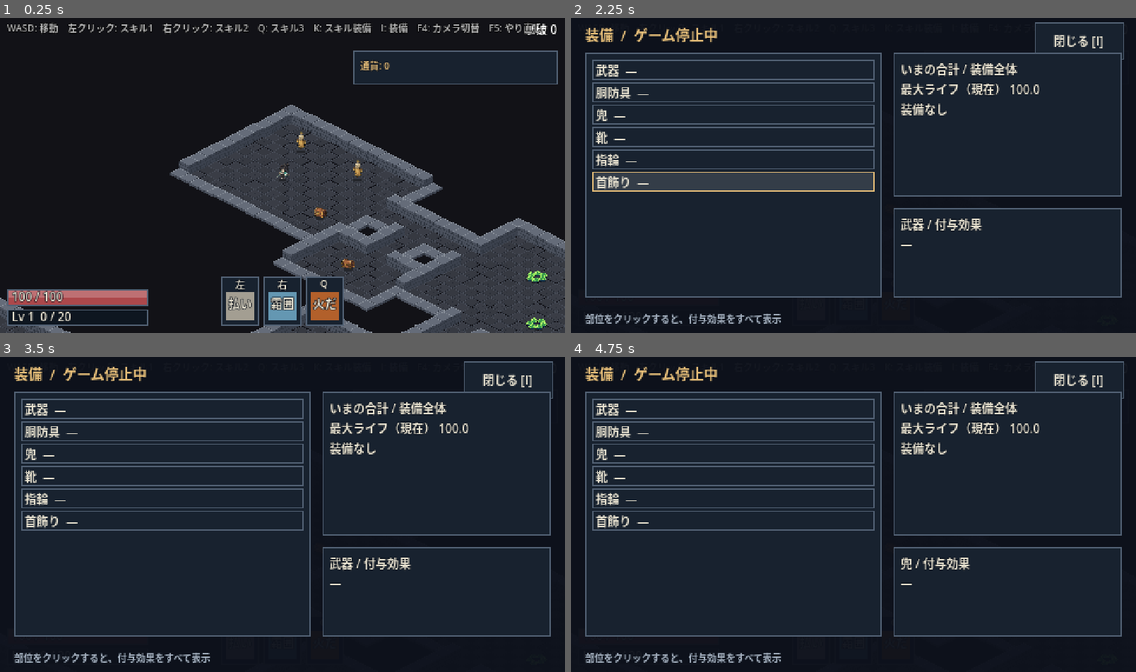
Above: before the commit, frames 1-4 (two rows, left to right).
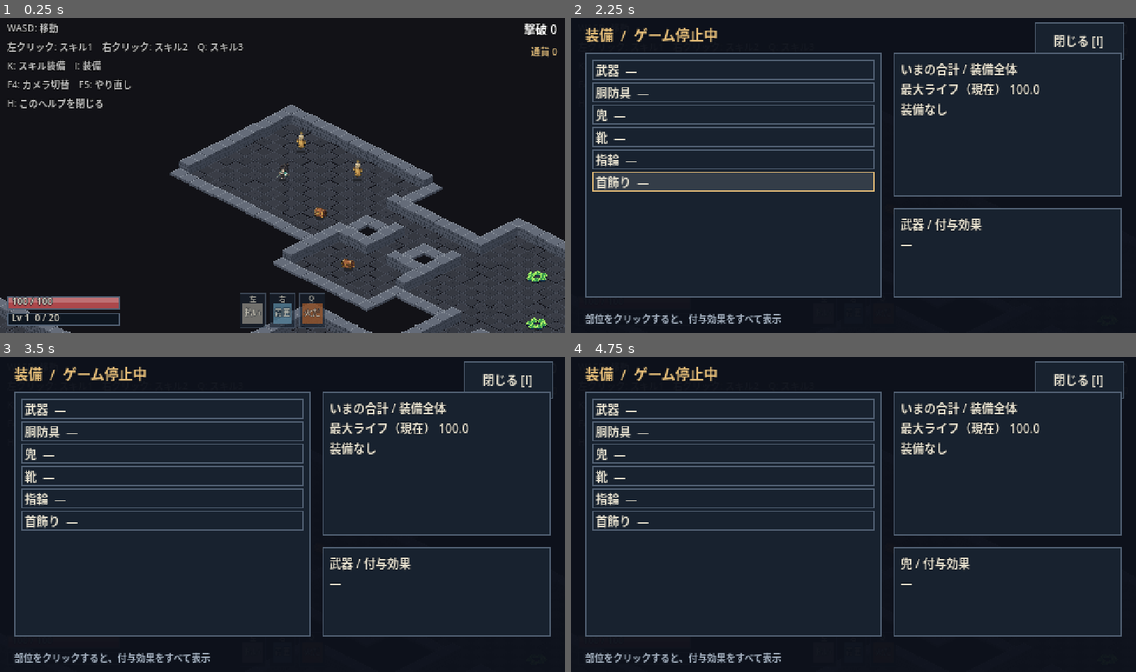
Above: after the commit, the same moments.

Repository: fururun/HackSla
Game: Godot game, scene res://scenes/main/main.tscn
Same seed, same stepped clock (60 frames per second), same inputs: the game is played once before the commit and once after it.
Inputs (mouse positions are in pixels of both pictures, inside the frame that each line leads up to):
- Up to frame 1 (0.25 s): no input
- Up to frame 2 (2.25 s): tap Enter at 0.5 s; move the mouse to (977, 159) at 0.52 s; hold D (move_right) 0.53-1.25 s; hold I (toggle_equip_screen) 0.53-1.25 s; click (977, 159) at 0.67 s; click "閉じる [I]" at 1.25 s; tap F5 (restart_game) at 2 s; move the mouse to (740, 191) at 2.02 s; hold S (move_down) from 2.03 s (still down); tap I (toggle_equip_screen) at 2.1 s; click (740, 191) at 2.17 s
- Up to frame 3 (3.5 s): release S (move_down) at 2.75 s; click "武器 —" at 2.75 s
- Up to frame 4 (4.75 s): click "胴防具 —" at 3.5 s; click "兜 —" at 4.25 s

The runs differ from the first frame. In frame 1, 6.7% of the frame differs, in the area x 1-99%, y 1-99%; in frame 2, less than 0.1%; in frame 3, less than 0.1%; in frame 4, less than 0.1%.

Commit message:
UIを画面にかぶりにくくする（ヘルプ自動折りたたみ、通知は枠なし、バーを小さく）
Co-Authored-By: Claude Sonnet 5.5 <noreply@anthropic.com>

Diff:
--- a/scripts/core/input_setup.gd
+++ b/scripts/core/input_setup.gd
@@ -16,6 +16,7 @@
 	"toggle_equip_screen": [KEY_I],
 	"restart_game": [KEY_F5],
 	"cycle_camera": [KEY_F4],
+	"toggle_help": [KEY_H],
 }
 
 const MOUSE: Dictionary = {
--- a/scripts/main/main.gd
+++ b/scripts/main/main.gd
@@ -73,6 +73,8 @@
 
 ## F4：カメラの見え方を切り替える（がくつきの原因を探すため）
 func _unhandled_input(event: InputEvent) -> void:
+	if event.is_action_pressed("toggle_help"):
+		set_help_open(not _help_open)
 	if event.is_action_pressed("cycle_camera"):
 		apply_camera_mode((camera_mode + 1) % CAMERA_MODES.size())
 
@@ -189,14 +191,31 @@
 	return rows
 
 
+const HELP_FULL: String = "WASD: 移動\n左クリック: スキル1　右クリック: スキル2　Q: スキル3\nK: スキル装備　I: 装備\nF4: カメラ切替　F5: やり直し\nH: このヘルプを閉じる"
+const HELP_COMPACT: String = "H: 操作ヘルプ"
+const HELP_SHOW_SECONDS: float = 8.0  ## 起動してすぐは操作を出し、この時間がたったら、小さな「H: 操作ヘルプ」だけにする
+
+var _help_label: Label
+var _help_open: bool = true
+
+
+## 操作ヘルプ。画面にかぶらないよう、最初の数秒だけ出し、あとは小さな一言にする（H で開閉）
 func _add_help() -> void:
 	var layer := CanvasLayer.new()
 	add_child(layer)
-	var help := Label.new()
-	help.text = "WASD: 移動　左クリック: スキル1　右クリック: スキル2　Q: スキル3　K: スキル装備　I: 装備　F4: カメラ切替　F5: やり直し"
-	help.position = Vector2(6, 4)
-	help.add_theme_font_size_override("font_size", 8)
-	help.add_theme_color_override("font_color", Color(1, 1, 1, 0.7))
-	help.add_theme_constant_override("outline_size", 2)
-	help.add_theme_color_override("font_outline_color", Color.BLACK)
-	layer.add_child(help)
+	_help_label = Label.new()
+	_help_label.position = Vector2(6, 4)
+	_help_label.add_theme_font_size_override("font_size", 8)
+	_help_label.add_theme_color_override("font_color", Color(1, 1, 1, 0.75))
+	_help_label.add_theme_constant_override("outline_size", 2)
+	_help_label.add_theme_color_override("font_outline_color", Color.BLACK)
+	layer.add_child(_help_label)
+	set_help_open(true)
+	get_tree().create_timer(HELP_SHOW_SECONDS).timeout.connect(func() -> void: set_help_open(false))
+
+
+func set_help_open(open: bool) -> void:
+	_help_open = open
+	if _help_label != null:
+		_help_label.text = HELP_FULL if open else HELP_COMPACT
+		_help_label.modulate.a = 1.0 if open else 0.55
--- a/scripts/ui/hud.gd
+++ b/scripts/ui/hud.gd
@@ -3,8 +3,8 @@
 ## HUD：左下に体力の棒とレベル・経験値の棒。レベルアップと死亡のメッセージ。
 
 const FONT_SIZE: int = UiStyle.FONT_STANDARD
-const BAR_W: float = 120.0
-const BAR_H: float = 14.0
+const BAR_W: float = 96.0  ## 画面にかぶらないよう、小さめ
+const BAR_H: float = 11.0
 const MARGIN: float = 6.0
 const SCREEN_H: float = 270.0
 const TEXT_COLOR: Color = UiStyle.TEXT
@@ -87,8 +87,8 @@
 
 func _make_label(bar: Panel) -> Label:
 	var label := Label.new()
-	UiStyle.label(label)
-	label.position = Vector2(4, -1)
+	UiStyle.label(label, UiStyle.FONT_SMALL)
+	label.position = Vector2(4, -2)
 	bar.add_child(label)
 	return label
 
--- a/scripts/ui/loot_hud.gd
+++ b/scripts/ui/loot_hud.gd
@@ -1,8 +1,9 @@
 class_name LootHud
 extends CanvasLayer
 
-const MESSAGE_LIFETIME: float = 4.0
+const MESSAGE_LIFETIME: float = 3.0
 const MAX_MESSAGES: int = 3
+var _panel: PanelContainer
 var _duplicate_pending: GemInstance
 var _stash: Stash
 var _currency: Label
@@ -36,22 +37,27 @@
 	root.mouse_filter = Control.MOUSE_FILTER_IGNORE
 	add_child(root)
 	root.set_anchors_and_offsets_preset(Control.PRESET_FULL_RECT)
-	var panel: PanelContainer = PanelContainer.new()
-	root.add_child(panel)
-	panel.set_anchors_and_offsets_preset(Control.PRESET_TOP_RIGHT)
-	panel.offset_left = -180
-	panel.offset_right = -6
-	panel.offset_top = 30
-	panel.add_theme_stylebox_override("panel", UiStyle.panel())
-	panel.mouse_filter = Control.MOUSE_FILTER_IGNORE
-	var box: VBoxContainer = VBoxContainer.new()
-	panel.add_child(box)
-	box.mouse_filter = Control.MOUSE_FILTER_IGNORE
+	# 通貨は、枠なしの小さな文字（撃破数の下）。拾ったものの通知は、通知があるあいだだけ、枠つきで出す
 	_currency = Label.new()
+	root.add_child(_currency)
+	_currency.set_anchors_and_offsets_preset(Control.PRESET_TOP_RIGHT)
+	_currency.offset_left = -120
+	_currency.offset_right = -6
+	_currency.offset_top = 24
+	_currency.horizontal_alignment = HORIZONTAL_ALIGNMENT_RIGHT
+	_currency.mouse_filter = Control.MOUSE_FILTER_IGNORE
 	UiStyle.label(_currency, UiStyle.FONT_SMALL, UiStyle.ACCENT)
-	box.add_child(_currency)
+	_panel = PanelContainer.new()
+	root.add_child(_panel)
+	_panel.set_anchors_and_offsets_preset(Control.PRESET_TOP_RIGHT)
+	_panel.offset_left = -150
+	_panel.offset_right = -6
+	_panel.offset_top = 36
+	_panel.add_theme_stylebox_override("panel", StyleBoxEmpty.new())  # 枠なし（文字のふちどりだけ）
+	_panel.mouse_filter = Control.MOUSE_FILTER_IGNORE
 	_messages = VBoxContainer.new()
-	box.add_child(_messages)
+	_panel.add_child(_messages)
+	_messages.mouse_filter = Control.MOUSE_FILTER_IGNORE
 	_refresh()
 
 func _process(delta: float) -> void:
@@ -102,20 +108,24 @@
 func _refresh() -> void:
 	if _currency == null:
 		return
-	_currency.text = "通貨: %d" % (_stash.currency if _stash != null else 0)
+	_currency.text = "通貨 %d" % (_stash.currency if _stash != null else 0)
+	if _panel != null:
+		_panel.visible = not _recent.is_empty()  # 通知がないときは、枠ごと消す
 	for child: Node in _messages.get_children():
 		_messages.remove_child(child)
 		child.queue_free()
 	for entry: Dictionary in _recent:
 		var label: Label = Label.new()
 		label.text = entry["text"]
+		label.horizontal_alignment = HORIZONTAL_ALIGNMENT_RIGHT
 		label.autowrap_mode = TextServer.AUTOWRAP_WORD_SMART
 		label.mouse_filter = Control.MOUSE_FILTER_IGNORE
 		UiStyle.label(label, UiStyle.FONT_STANDARD, entry["color"])
 		_messages.add_child(label)
 		for line: Dictionary in entry["lines"]:
 			var detail: Label = Label.new()
-			detail.text = "  " + line["text"]
+			detail.text = line["text"]
+			detail.horizontal_alignment = HORIZONTAL_ALIGNMENT_RIGHT
 			detail.mouse_filter = Control.MOUSE_FILTER_IGNORE
 			UiStyle.label(detail, UiStyle.FONT_SMALL, line["color"])
 			detail.autowrap_mode = TextServer.AUTOWRAP_WORD_SMART
--- a/scripts/ui/skill_bar.gd
+++ b/scripts/ui/skill_bar.gd
@@ -3,6 +3,8 @@
 ## ゲーム状態は変更せずに読む。初期3枠と、後方に装備された枠までを表示。
 const SLOT_SIZE: Vector2 = Vector2(32, 42)
 const GAP: float = 4.0
+const BAR_SCALE: float = 0.7  ## 画面にかぶらないよう、全体を小さく描く
+const IDLE_ALPHA: float = 0.6  ## どれも再使用待ちでないときは、うすくする
 const FLASH_TIME: float = 0.22
 const INPUT_SETUP: Script = preload("res://scripts/core/input_setup.gd")
 var _caster: SkillCaster
@@ -115,6 +117,9 @@
 	if not is_instance_valid(_caster) or _root == null:
 		return
 	var width: float = _slots.size() * (SLOT_SIZE.x + GAP) - GAP
+	_root.pivot_offset = Vector2(_root.size.x * 0.5, _root.size.y)  # 画面の下の中央を軸に、縮める
+	_root.scale = Vector2.ONE * BAR_SCALE
+	var busy: bool = false
 	for index: int in _slots.size():
 		var entry: Dictionary = _slots[index]
 		var slot: int = index + 1
@@ -141,3 +146,5 @@
 		veil.size = Vector2(24, 24 * ratio)
 		veil.visible = not state["ready"] and not state["empty"]
 		(entry["timer"] as Label).text = "%.1f" % state["left"] if veil.visible else ""
+		busy = busy or veil.visible or entry["flash"] > 0.0 or state["chain"]
+	_root.modulate.a = lerpf(_root.modulate.a, 1.0 if busy else IDLE_ALPHA, minf(1.0, delta * 8.0))
--- a/tests/test_loot_drops.gd
+++ b/tests/test_loot_drops.gd
@@ -114,7 +114,8 @@
 	t.check(rect.position.x >= 300 and rect.end.x <= 480, "HUDは画面右端の内側")
 	t.check_eq(hud._currency.get_theme_font_size("font_size"), 8, "HUDの文字サイズ")
 	stash.collect(5)
-	t.check_eq(hud._currency.text, "通貨: 5", "通貨表示を更新")
+	t.check_eq(hud._currency.text, "通貨 5", "通貨表示を更新")
+	t.check(not hud._panel.visible or hud._recent.size() > 0, "通知がないときは、枠を出さない（画面にかぶらない）")
 	for index: int in 4:
 		stash.collect(GemInstance.new(GemInstance.Kind.SKILL, "slash"))
 	t.check_eq(hud._recent.size(), 3, "直近3行")
--- a/tests/test_main_flow.gd
+++ b/tests/test_main_flow.gd
@@ -65,6 +65,26 @@
 	main.queue_free()
 
 
+func test_ui_does_not_cover_the_screen() -> void:
+	var main: Node = await _start_main()
+	# 操作ヘルプは、最初は開き、H で小さな一言と切り替わる
+	t.check(main._help_open and main._help_label.text.contains("WASD"), "最初は、操作ヘルプが開いている")
+	main.set_help_open(false)
+	t.check(main._help_label.text == main.HELP_COMPACT and main._help_label.modulate.a < 1.0, "閉じると、小さくうすい一言になる")
+	main.set_help_open(true)
+	t.check(main._help_label.text.contains("WASD"), "H でまた開ける")
+	# 通知がないあいだは、右上に枠が出ない
+	var loot_hud: LootHud = null
+	for child: Node in main.get_children():
+		if child is LootHud:
+			loot_hud = child
+	t.check(loot_hud != null and not loot_hud._panel.visible, "拾ったものの通知がないあいだは、枠が出ない")
+	# 体力・経験値の棒と、スキルバーは、小さい
+	t.check(Hud.BAR_W <= 100.0 and Hud.BAR_H <= 12.0, "体力・経験値の棒は小さめ")
+	t.check(SkillBar.BAR_SCALE <= 0.8, "スキルバーは小さめ")
+	main.queue_free()
+
+
 func test_skills_turn_toward_a_nearby_enemy() -> void:
 	var main: Node = await _start_main()
 	var tree: SceneTree = t
Binary file added: shots/art_area_a.png
Not shown, added: shots/art_area_a.png.import
Binary file added: shots/art_area_b.png
Not shown, added: shots/art_area_b.png.import
Binary file added: shots/art_proj_a.png
Not shown, added: shots/art_proj_a.png.import
Binary file added: shots/art_proj_b.png
Not shown, added: shots/art_proj_b.png.import
Not shown, added: shots/art_slash_a.png.import
Binary file added: shots/art_slash_b.png
Not shown, added: shots/art_slash_b.png.import
Not shown, added: shots/boss_aoe.png.import
(and 37 more such lines)
